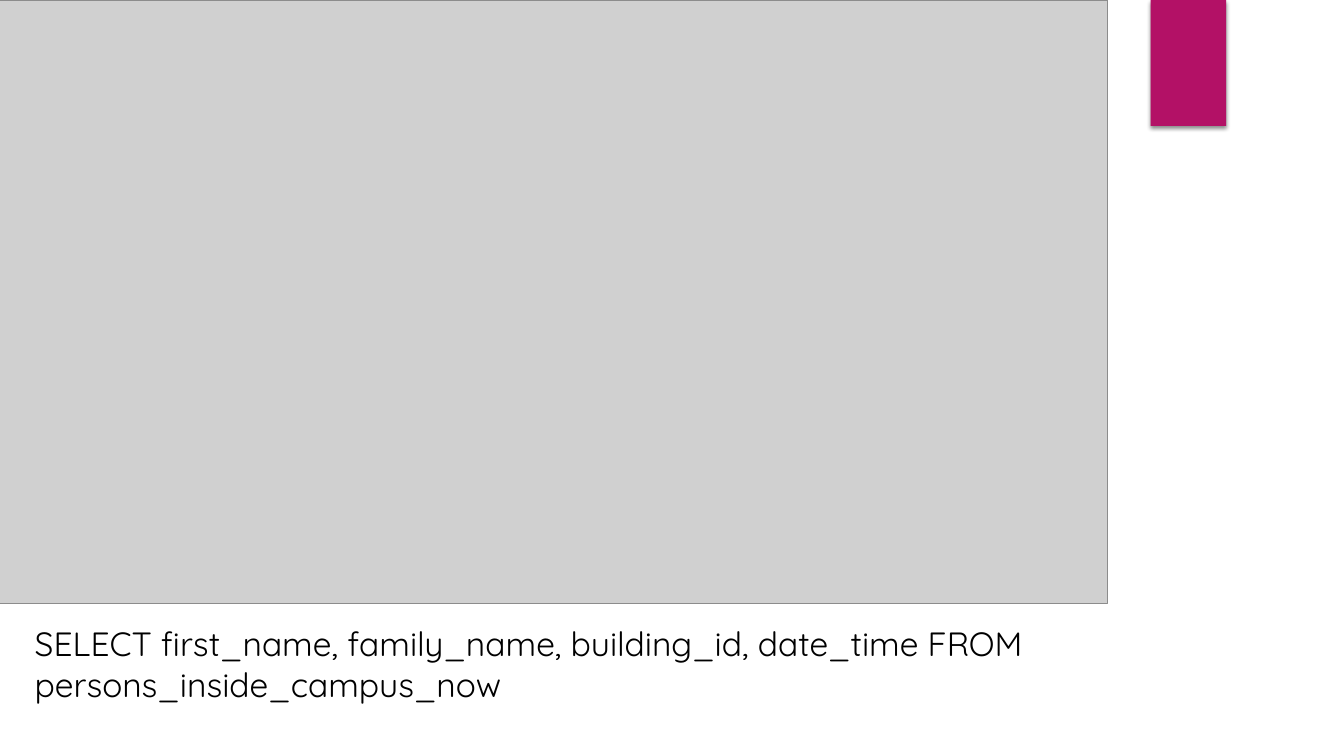
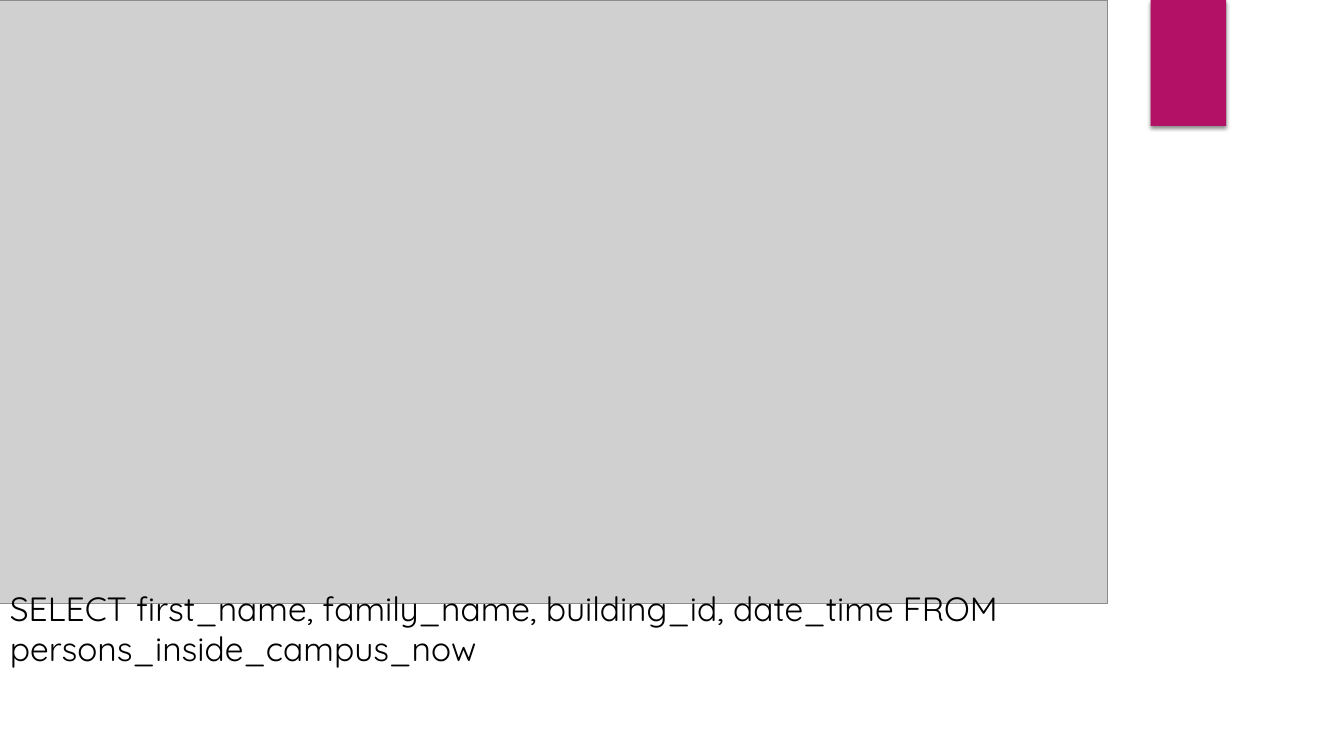
Before and after one commit to AAYakovlev/DMD_Campus, a slide deck: slide 8 of DMD presentation _final.pptx (slide 7 before the commit). Drawn at 1344x756 pixels with LibreOffice and Linux fonts; fonts in the diff are those of the drawing; grey boxes stand for pictures. Boxes give left, top, right and bottom in pixels: in the first picture for what was removed or moved away, otherwise in the second. Text is boxed around its words. In the diff, an @@ line names an element or a change of style, - is before the commit and + after.

Commit message:
presentation

```diff
--- a/DMD presentation _final.pptx
+++ b/DMD presentation _final.pptx
@@ text "SELECT first_name, family_name, building_id, date_time ..." rewrapped from (35, 631, 1023, 704) to (10, 587, 998, 668) @@
```
Also in this commit, not shown: 1 other slide changed, 3 slides added, 1 other file.
